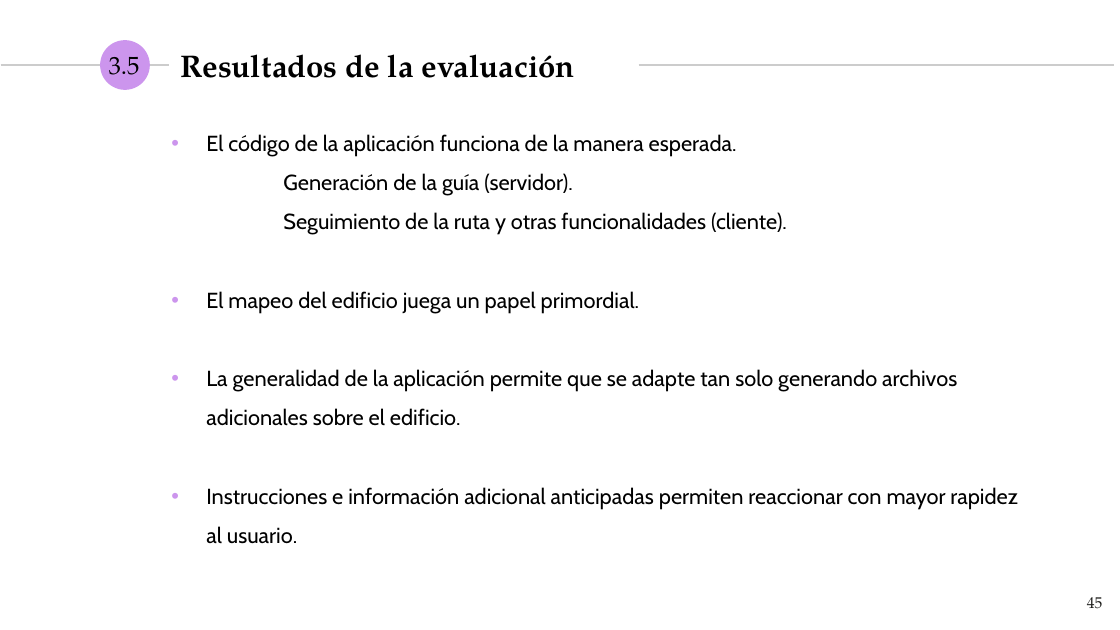
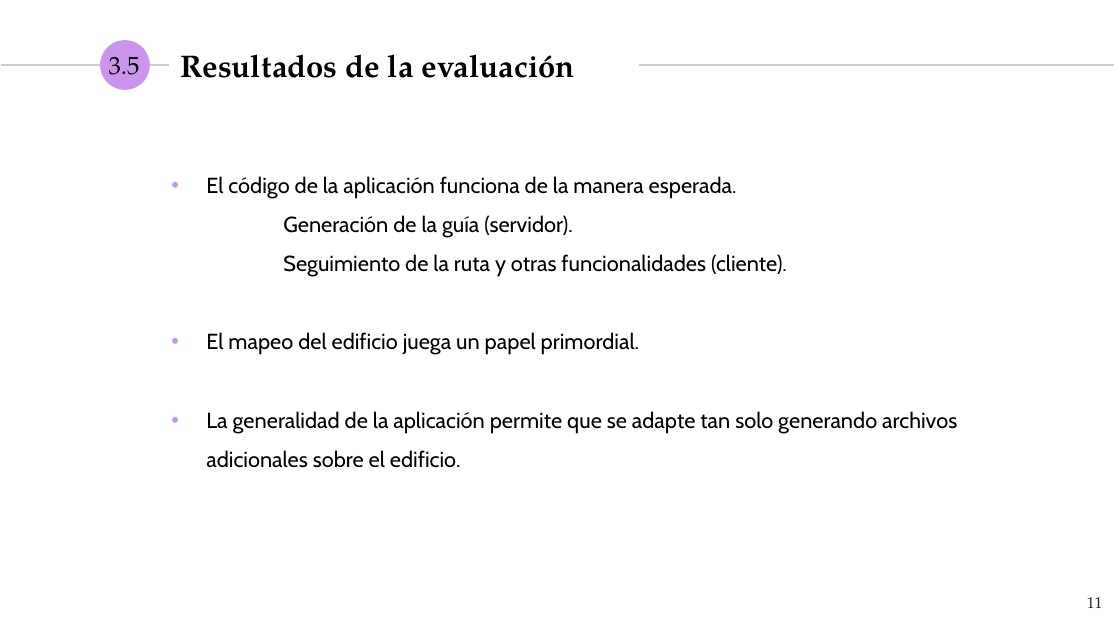
Before and after one commit to NILGroup/TFG-1920-DiscapacidadVisual, a slide deck: slide 11 of Defensa/Viola · SlidesCarnival_DiaposBelen.pptx (slide 45 before the commit). Drawn at 1120x630 pixels with LibreOffice and Linux fonts; fonts in the diff are those of the drawing. Boxes give left, top, right and bottom in pixels: in the first picture for what was removed or moved away, otherwise in the second. Text is boxed around its words. In the diff, an @@ line names an element or a change of style, - is before the commit and + after.

```diff
--- a/Defensa/Viola · SlidesCarnival_DiaposBelen.pptx
+++ b/Defensa/Viola · SlidesCarnival_DiaposBelen.pptx
@@ text "El código de la aplicación ...": place and size @@
-text "El código de la aplicación ..." at <box>206,134,1018,544</box>
+text "El código de la aplicación ..." at <box>206,176,957,468</box>
@@ text at <box>206,487,1018,544</box>: paragraph removed @@
-• Instrucciones e información adicional anticipadas permiten reaccionar con mayor rapidez al usuario.
@@ page number at <box>1087,597,1103,608</box>: text changed @@
-45
+11
```
Also in this commit, not shown: 1 other slide changed, 34 slides removed, 2 other files.
